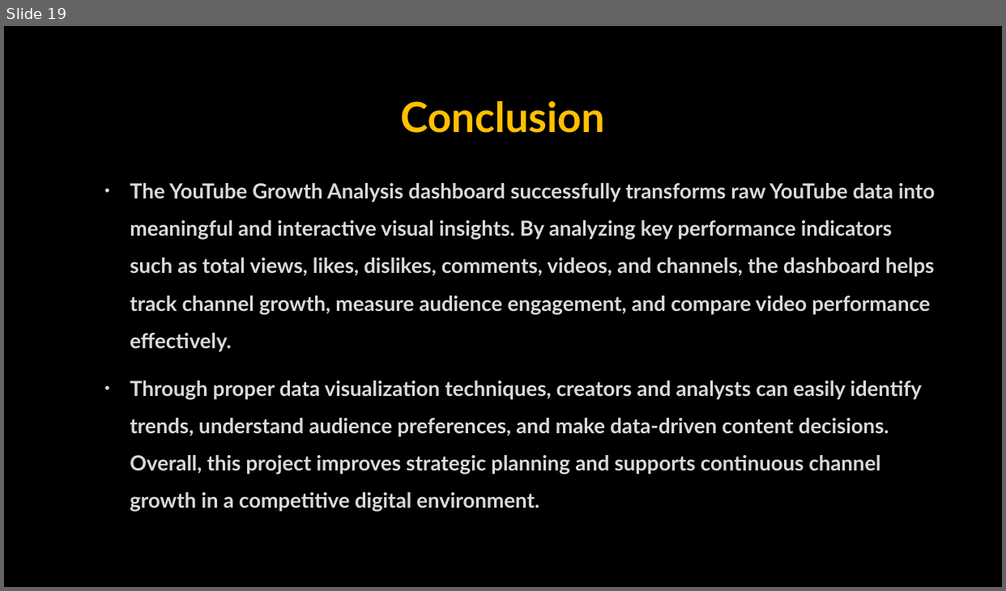
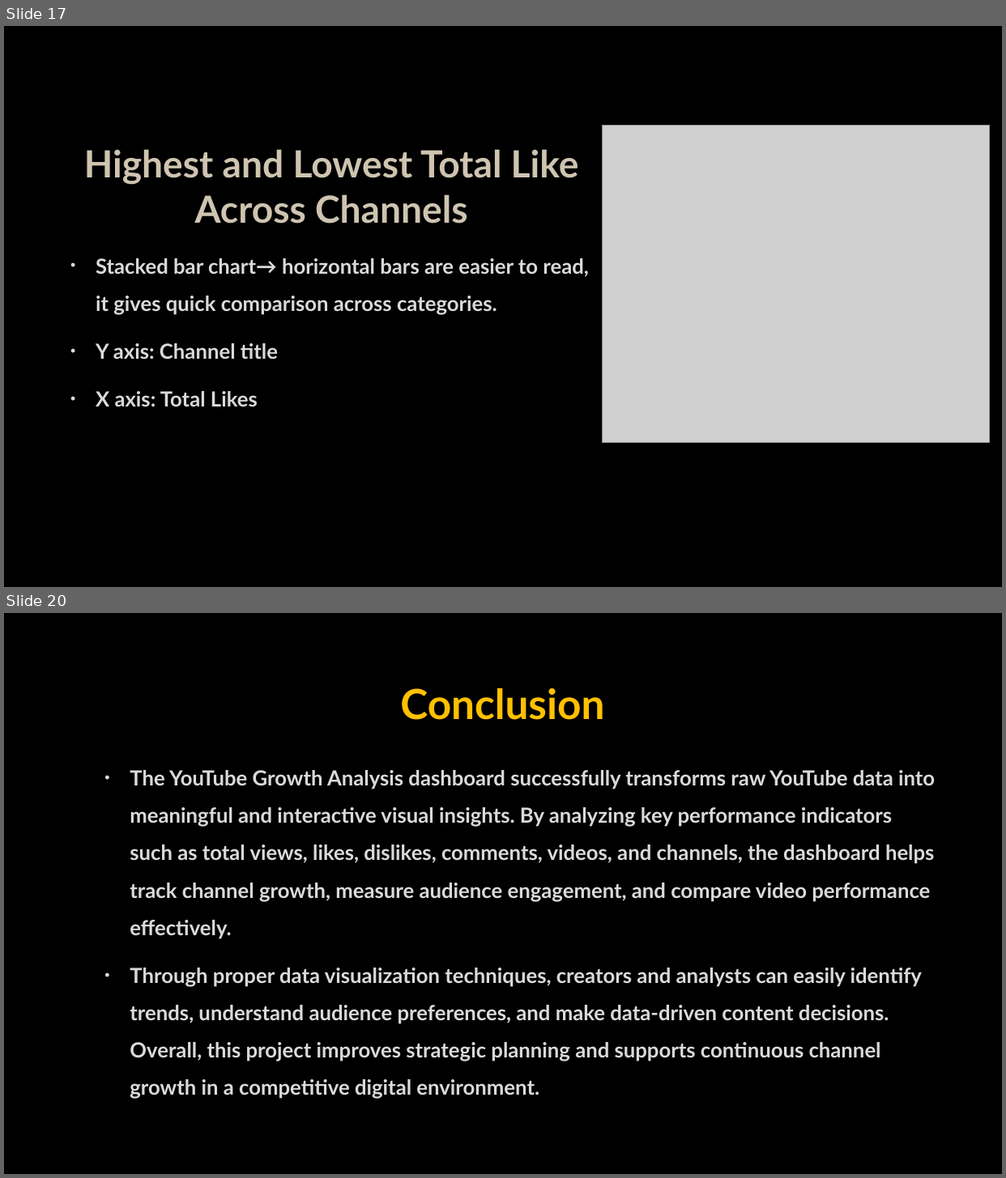
Before and after one commit to ISWARYA-LAKSHMI12/ISWARYALAKSHMK-DPBA, a slide deck: Youtube Channel Growth Analysis.pptx. Shown one above the other, each under a label of ours: slide 19 before the commit, slides 17 and 20 after it; the slides between them are not shown. The pictures are 1006x591 and 1006x1178 pixels, drawn with LibreOffice and Linux fonts; fonts in the diff are those of the drawing; grey boxes stand for pictures; background and template pictures are left out. Boxes give left, top, right and bottom in pixels: in the first picture for what was removed or moved away, otherwise in the second. Text is boxed around its words. In the diff, an @@ line names an element or a change of style, - is before the commit and + after.

```diff
--- a/Youtube Channel Growth Analysis.pptx
+++ b/Youtube Channel Growth Analysis.pptx
@@ slide 17 added at (4,26,1002,587), background picture (left out) @@
@@ picture added at (602,126,990,443) @@
@@ title added at (84,149,579,224), 36 pt, text #CEC4B0, bold @@
+Highest and Lowest Total Like Across Channels
@@ text added at (96,258,589,407), 20 pt, text #DADADA, bold @@
+• Stacked bar chart→ horizontal bars are easier to read, it gives quick comparison across categories.
+• Y axis: Channel title
+• X axis: Total Likes
@@ what was slide 19 is now slide 20 @@
```
Also in this commit, not shown: 8 slides changed, 1 other slide added, 1 slide removed.
